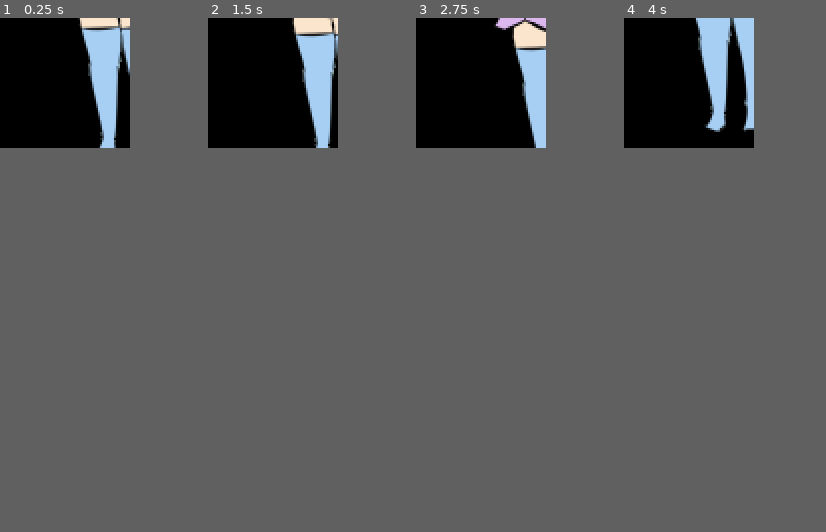
Above: before the commit, frames 1-4 (left to right).
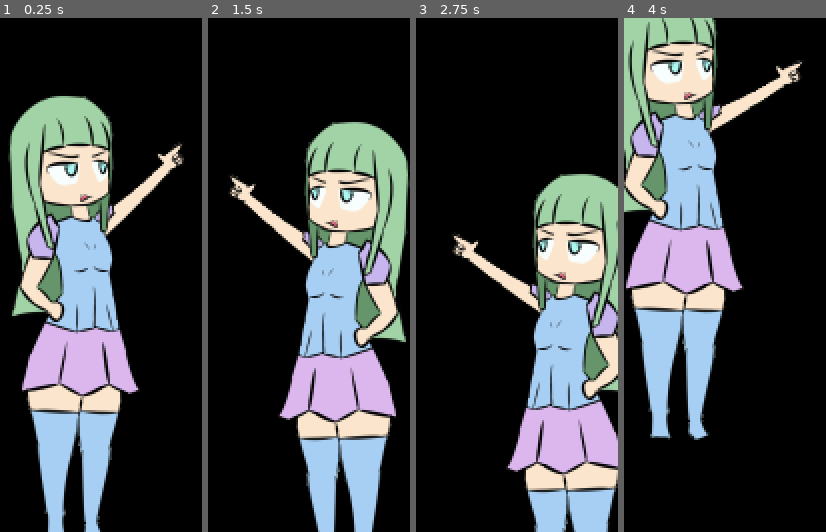
Above: after the commit, the same moments.

Repository: BeatMil/Screen-Crawler
Game: Godot game, scene res://scenes/screen.tscn
The game is run twice, just before and just after one commit, with the same random seed, the same clock (stepped at 60 frames per second) and the same inputs.
Inputs (mouse positions are in pixels of both pictures, inside the frame that each line leads up to):
- Up to frame 1 (0.25 s): no input
- Up to frame 2 (1.5 s): move the mouse to (300, 74) at 0.52 s; click (300, 74) at 0.67 s; drag from (246, 89) to (266, 110) at 1.27 s
- Up to frame 3 (2.75 s): move the mouse to (494, 53) at 2.02 s; click (494, 53) at 2.17 s
- Up to frame 4 (4 s): drag from (682, 110) to (650, 64) at 2.77 s; move the mouse to (727, 100) at 3.52 s; click (727, 100) at 3.67 s
In our replay, the window is 65x65 before the commit and 101x257 after it. These sizes can differ from the game's own. Grey fills any space a smaller window leaves; there, only what the larger window draws over its background counts as a difference.

The runs differ from the first frame. In frame 1, 39% of the frame differs, in the area x 3-92%, y 0-100%; in frame 2, 38%; in frame 3, 33%; in frame 4, 36%.

Commit message:
Use a new way to display ma waifu
Use the window method that Beat found some days ago
It works pretty well.
The benefit from this is the waifu doesn't block taskbar anymore yay!

Diff:
--- /dev/null
+++ b/nodes/kaisouko_new_window.tscn
@@ -0,0 +1,195 @@
+[gd_scene load_steps=10 format=3 uid="uid://b6dh6b02uuvbm"]
+
+[ext_resource type="Script" path="res://scripts/kaisouko_new_window.gd" id="1_fht8p"]
+[ext_resource type="Texture2D" uid="uid://u6c5nspjedyl" path="res://media/kaisouko_skeleton/kaisouko_texture.png" id="2_ckfy8"]
+
+[sub_resource type="Animation" id="Animation_baj5j"]
+length = 0.001
+tracks/0/type = "value"
+tracks/0/imported = false
+tracks/0/enabled = true
+tracks/0/path = NodePath("polygons/Skeleton2D/body/left_arm:rotation")
+tracks/0/interp = 1
+tracks/0/loop_wrap = true
+tracks/0/keys = {
+"times": PackedFloat32Array(0),
+"transitions": PackedFloat32Array(1),
+"update": 0,
+"values": [0.0]
+}
+tracks/1/type = "value"
+tracks/1/imported = false
+tracks/1/enabled = true
+tracks/1/path = NodePath("polygons:position")
+tracks/1/interp = 1
+tracks/1/loop_wrap = true
+tracks/1/keys = {
+"times": PackedFloat32Array(0),
+"transitions": PackedFloat32Array(1),
+"update": 0,
+"values": [Vector2(-188, -254)]
+}
+
+[sub_resource type="Animation" id="Animation_rtt27"]
+resource_name = "idle"
+
+[sub_resource type="Animation" id="Animation_ttwub"]
+resource_name = "move_in"
+length = 0.5
+tracks/0/type = "value"
+tracks/0/imported = false
+tracks/0/enabled = true
+tracks/0/path = NodePath("polygons:position")
+tracks/0/interp = 1
+tracks/0/loop_wrap = true
+tracks/0/keys = {
+"times": PackedFloat32Array(0, 0.5),
+"transitions": PackedFloat32Array(0.5, 2),
+"update": 0,
+"values": [Vector2(-466, -254), Vector2(-188, -254)]
+}
+tracks/1/type = "value"
+tracks/1/imported = false
+tracks/1/enabled = true
+tracks/1/path = NodePath("polygons/Skeleton2D/body/left_arm:rotation")
+tracks/1/interp = 1
+tracks/1/loop_wrap = true
+tracks/1/keys = {
+"times": PackedFloat32Array(0),
+"transitions": PackedFloat32Array(1),
+"update": 0,
+"values": [0.0]
+}
+
+[sub_resource type="Animation" id="Animation_0krpg"]
+resource_name = "move_out"
+length = 0.5
+tracks/0/type = "value"
+tracks/0/imported = false
+tracks/0/enabled = true
+tracks/0/path = NodePath("polygons:position")
+tracks/0/interp = 1
+tracks/0/loop_wrap = true
+tracks/0/keys = {
+"times": PackedFloat32Array(0, 0.5),
+"transitions": PackedFloat32Array(2, 1),
+"update": 0,
+"values": [Vector2(-188, -254), Vector2(-466, -254)]
+}
+
+[sub_resource type="Animation" id="Animation_2pftr"]
+resource_name = "test"
+loop_mode = 1
+
+[sub_resource type="Animation" id="Animation_3b5gd"]
+resource_name = "wave"
+length = 0.4
+loop_mode = 1
+tracks/0/type = "value"
+tracks/0/imported = false
+tracks/0/enabled = true
+tracks/0/path = NodePath("polygons/Skeleton2D/body/left_arm:rotation")
+tracks/0/interp = 1
+tracks/0/loop_wrap = true
+tracks/0/keys = {
+"times": PackedFloat32Array(0, 0.2),
+"transitions": PackedFloat32Array(1, 1),
+"update": 0,
+"values": [0.0, -0.314159]
+}
+
+[sub_resource type="AnimationLibrary" id="AnimationLibrary_8vnws"]
+_data = {
+"RESET": SubResource("Animation_baj5j"),
+"idle": SubResource("Animation_rtt27"),
+"move_in": SubResource("Animation_ttwub"),
+"move_out": SubResource("Animation_0krpg"),
+"test": SubResource("Animation_2pftr"),
+"wave": SubResource("Animation_3b5gd")
+}
+
+[node name="Waifu" type="Node2D"]
+script = ExtResource("1_fht8p")
+
+[node name="polygons" type="Node2D" parent="."]
+position = Vector2(-188, -254)
+
+[node name="left_arm" type="Polygon2D" parent="polygons"]
+position = Vector2(-149, -5)
+texture = ExtResource("2_ckfy8")
+skeleton = NodePath("../Skeleton2D")
+polygon = PackedVector2Array(332.192, 152.74, 419.178, 105.479, 445.89, 108.904, 442.466, 141.096, 337.671, 200)
+uv = PackedVector2Array(332.192, 152.74, 419.178, 105.479, 445.89, 108.904, 442.466, 141.096, 337.671, 200)
+bones = ["body", PackedFloat32Array(0, 0, 0, 0, 0), "body/left_arm", PackedFloat32Array(1, 1, 1, 1, 1)]
+
+[node name="body" type="Polygon2D" parent="polygons"]
+texture = ExtResource("2_ckfy8")
+skeleton = NodePath("../Skeleton2D")
+polygon = PackedVector2Array(89.726, 52.7397, 151.37, 29.4521, 210.959, 52.7397, 206.849, 180.137, 210.274, 200.685, 207.534, 221.233, 232.877, 340.411, 213.699, 345.89, 199.315, 489.726, 125.342, 491.096, 95.2055, 331.507, 126.027, 262.329, 89.726, 266.438, 102.055, 213.699)
+uv = PackedVector2Array(89.726, 52.7397, 151.37, 29.4521, 210.959, 52.7397, 206.849, 180.137, 210.274, 200.685, 207.534, 221.233, 232.877, 340.411, 213.699, 345.89, 199.315, 489.726, 125.342, 491.096, 95.2055, 331.507, 126.027, 262.329, 89.726, 266.438, 102.055, 213.699)
+bones = ["body", PackedFloat32Array(1, 1, 1, 1, 1, 1, 1, 1, 0.5, 0.5, 1, 1, 1, 1), "body/left_arm", PackedFloat32Array(0, 0, 0, 0, 0, 0, 0, 0, 0, 0, 0, 0, 0, 0)]
+
+[node name="Skeleton2D" type="Skeleton2D" parent="polygons"]
+
+[node name="body" type="Bone2D" parent="polygons/Skeleton2D"]
+position = Vector2(171, 186)
+rest = Transform2D(1, 0, 0, 1, 171, 186)
+
+[node name="left_arm" type="Bone2D" parent="polygons/Skeleton2D/body"]
+position = Vector2(22, -18)
+rest = Transform2D(1, 0, 0, 1, 22, -18)
+auto_calculate_length_and_angle = false
+length = 88.0
+bone_angle = -30.0
+
+[node name="MousePosLabel" type="Label" parent="."]
+visible = false
+anchors_preset = 8
+anchor_left = 0.5
+anchor_top = 0.5
+anchor_right = 0.5
+anchor_bottom = 0.5
+offset_left = 24.0
+offset_top = -200.0
+offset_right = 111.0
+offset_bottom = -177.0
+grow_horizontal = 2
+grow_vertical = 2
+text = "mouse_pos"
+
+[node name="PosLabel" type="Label" parent="."]
+visible = false
+anchors_preset = 8
+anchor_left = 0.5
+anchor_top = 0.5
+anchor_right = 0.5
+anchor_bottom = 0.5
+offset_left = 24.0
+offset_top = -160.0
+offset_right = 111.0
+offset_bottom = -137.0
+grow_horizontal = 2
+grow_vertical = 2
+text = "waifu_pos"
+
+[node name="RandomLabel" type="Label" parent="."]
+visible = false
+anchors_preset = 8
+anchor_left = 0.5
+anchor_top = 0.5
+anchor_right = 0.5
+anchor_bottom = 0.5
+offset_left = 24.0
+offset_top = -128.0
+offset_right = 111.0
+offset_bottom = -105.0
+grow_horizontal = 2
+grow_vertical = 2
+text = "Random"
+
+[node name="AnimationPlayer" type="AnimationPlayer" parent="."]
+libraries = {
+"": SubResource("AnimationLibrary_8vnws")
+}
+
+[connection signal="animation_finished" from="AnimationPlayer" to="." method="_on_animation_player_animation_finished"]
--- a/project.godot
+++ b/project.godot
@@ -22,8 +22,8 @@
 
 [display]
 
-window/size/viewport_width=0
-window/size/viewport_height=0
+window/size/viewport_width=100
+window/size/viewport_height=256
 window/size/resizable=false
 window/size/borderless=true
 window/size/always_on_top=true
--- /dev/null
+++ b/scenes/test_window.tscn
@@ -0,0 +1,12 @@
+[gd_scene load_steps=3 format=3 uid="uid://7d4nwruy7sen"]
+
+[ext_resource type="Script" path="res://scripts/test_window.gd" id="1_cglnm"]
+[ext_resource type="PackedScene" uid="uid://b6dh6b02uuvbm" path="res://nodes/kaisouko_new_window.tscn" id="3_2vlfv"]
+
+[node name="TestWindow" type="Node2D"]
+script = ExtResource("1_cglnm")
+
+[node name="Waifu" parent="." instance=ExtResource("3_2vlfv")]
+scale = Vector2(0.575, 0.575)
+
+[node name="Camera2D" type="Camera2D" parent="Waifu"]
--- /dev/null
+++ b/scripts/kaisouko_new_window.gd
@@ -0,0 +1,108 @@
+extends Node2D
+
+# See? I'm even commenting this for you. Hmph!
+
+# @onready var _ClickPolygon: Polygon2D = $"ClickableAreaGon"
+@onready var offset: Vector2
+var sprite_offset = Vector2(50, -110)
+var mouse_pos: Vector2
+
+
+signal move_across
+
+# Config
+var is_following_mouse = false
+
+
+func _ready():
+	pass
+	#get_window().mouse_passthrough = true
+	# Enable pass through mouse thingy XD
+	#get_window().mouse_passthrough_polygon = _ClickPolygon.polygon
+
+	# Set position
+	# position = Vector2(0, DisplayServer.screen_get_size().y) + sprite_offset
+
+	# Set first animation
+	$AnimationPlayer.play("wave")
+
+
+func _process(_delta):
+	pass
+	# # Debug labels
+	# $MousePosLabel.text = str(mouse_pos)
+	# $PosLabel.text = str(position)
+	# $RandomLabel.text = str(offset)
+
+	# # Get mouse pos
+	# mouse_pos = get_viewport().get_mouse_position()
+
+	# if is_following_mouse == true:
+	# 	# stop getting offset when mouse is dragged
+	# 	position = mouse_pos - offset
+	# elif is_following_mouse == false:
+	# 	# get offset when mouse is not drag
+	# 	offset = mouse_pos - position
+
+	# # flip image if goes to right side of the screen
+	# ## floor() is to ignore divide integer warning ∑d(°∀°d)
+	# if position.x > (DisplayServer.screen_get_size().x / floor(2)):
+	# 	scale.x = -0.5
+	# else:
+	# 	scale.x = 0.5
+
+
+func _physics_process(_delta):
+	pass
+	# _update_polygon_position()
+
+
+# detect mouse click
+func _input(event):
+	if event is InputEventMouseButton:
+		if event.pressed and event.button_index == 1:
+			is_following_mouse = true
+		elif !event.pressed and event.button_index == 1:
+			is_following_mouse = false
+
+		if event.pressed and event.button_index == 2:
+				$AnimationPlayer.play("move_out")
+				await $AnimationPlayer.animation_finished
+				_move_across_screen()
+
+
+## Updates the clickable area, preventing inputs from passing through the
+## window outside of the defined region.
+# func _update_polygon_position() -> void:
+# 	# get polygon position
+# 	var click_polygon: PackedVector2Array = _ClickPolygon.polygon
+# 	## convert them to global
+# 	for vec_i in range(click_polygon.size()):
+# 		click_polygon[vec_i] = to_global(click_polygon[vec_i])
+
+# 	# then tell windows to draw it
+# 	get_window().mouse_passthrough_polygon = click_polygon
+
+
+func flip_horizontal():
+	scale.x *= -1
+
+
+func look_right():
+	scale.x = 0.575
+
+
+func look_left():
+	scale.x = -0.575
+
+
+func _move_across_screen():
+	position.x = DisplayServer.screen_get_size().x - position.x
+
+
+func _on_animation_player_animation_finished(anim_name):
+	if anim_name == "move_in":
+		$AnimationPlayer.play("wave")
+	elif anim_name == "move_out": ## play move_out then move_in
+		$AnimationPlayer.play("move_in")
+		emit_signal("move_across")
--- /dev/null
+++ b/scripts/test_window.gd
@@ -0,0 +1,70 @@
+extends Node2D
+
+@onready var _MainWindow: Window = get_window()
+@onready var offset: Vector2
+@onready var waifu: Node2D = $"Waifu"
+var sprite_offset = Vector2(140, -265)
+var mouse_pos: Vector2
+var is_following_mouse = false
+
+
+func _ready():
+	waifu.connect("move_across", _move_across_screen) # move across screen baby! XD
+
+	# ------------ MAIN WINDOW SETUP ------------
+	# Enable per-pixel transparency, required for transparent windows but has a performance cost
+	# Can also break on some systems
+	ProjectSettings.set_setting("display/window/per_pixel_transparency/allowed", true)
+	# Set the window settings - most of them can be set in the project settings
+	_MainWindow.borderless = true		# Hide the edges of the window
+	_MainWindow.unresizable = true		# Prevent resizing the window
+	_MainWindow.always_on_top = true	# Force the window always be on top of the screen
+	_MainWindow.gui_embed_subwindows = false # Make subwindows actual system windows <- VERY IMPORTANT
+	_MainWindow.transparent = true		# Allow the window to be transparent
+	# Settings that cannot be set in project settings
+	_MainWindow.transparent_bg = true	# Make the window's background transparent
+
+	# _MainWindow.size = Vector2(220, 470)
+	_MainWindow.position = Vector2(0, 0)
+	# _MainWindow.position = Vector2(0, DisplayServer.screen_get_size().y + sprite_offset.y)
+
+	Engine.max_fps = 120 ## This stops pc lagging
+
+
+	print("===", DisplayServer.screen_get_size())
+	print("size: ", _MainWindow.size)
+	print("pos: ", _MainWindow.position)
+
+
+func _process(_delta):
+	mouse_pos = DisplayServer.mouse_get_position()
+
+	# offset make smoother mouse grab
+	if is_following_mouse == true:
+		# stop getting offset when mouse is dragged
+		_MainWindow.position = mouse_pos - offset
+	elif is_following_mouse == false:
+		# get offset when mouse is not drag
+		offset = Vector2i(mouse_pos) - _MainWindow.position
+
+	# check which side of the screen
+	if _MainWindow.position.x > ((DisplayServer.screen_get_size().x - sprite_offset.x) / floor(2)):
+		waifu.look_left()
+	else:
+		waifu.look_right()
+
+
+# detect mouse click
+func _input(event):
+	if event is InputEventMouseButton:
+		if event.pressed and event.button_index == 1:
+			is_following_mouse = true
+		elif !event.pressed and event.button_index == 1:
+			is_following_mouse = false
+
+
+func _move_across_screen():
+	# print("pos_now: ", _MainWindow.position)
+	_MainWindow.position.x = DisplayServer.screen_get_size().x - sprite_offset.x - _MainWindow.position.x
+	# print("pos_later: ", _MainWindow.position)
+	# waifu.flip_horizontal()
--- a/scripts/waifu.gd
+++ b/scripts/waifu.gd
@@ -14,9 +14,9 @@
 
 func _ready():
 	pass
-
+	#get_window().mouse_passthrough = true
 	# Enable pass through mouse thingy XD
-	get_window().mouse_passthrough_polygon = _ClickPolygon.polygon
+	#get_window().mouse_passthrough_polygon = _ClickPolygon.polygon
 
 	# Set position
 	position = Vector2(0, DisplayServer.screen_get_size().y) + sprite_offset
